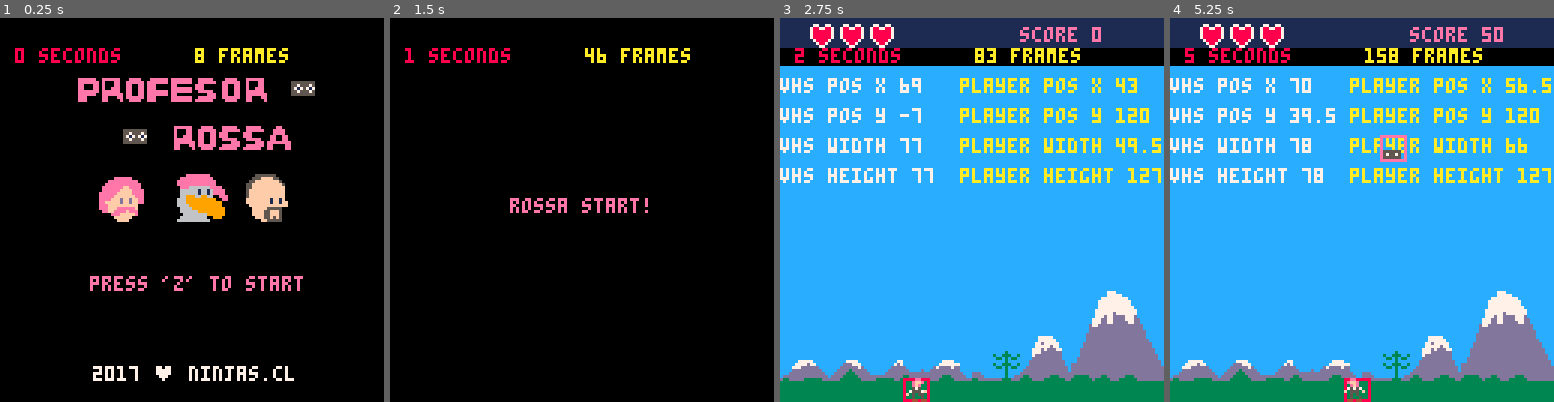
Above: before the commit, frames 1-4 (left to right).
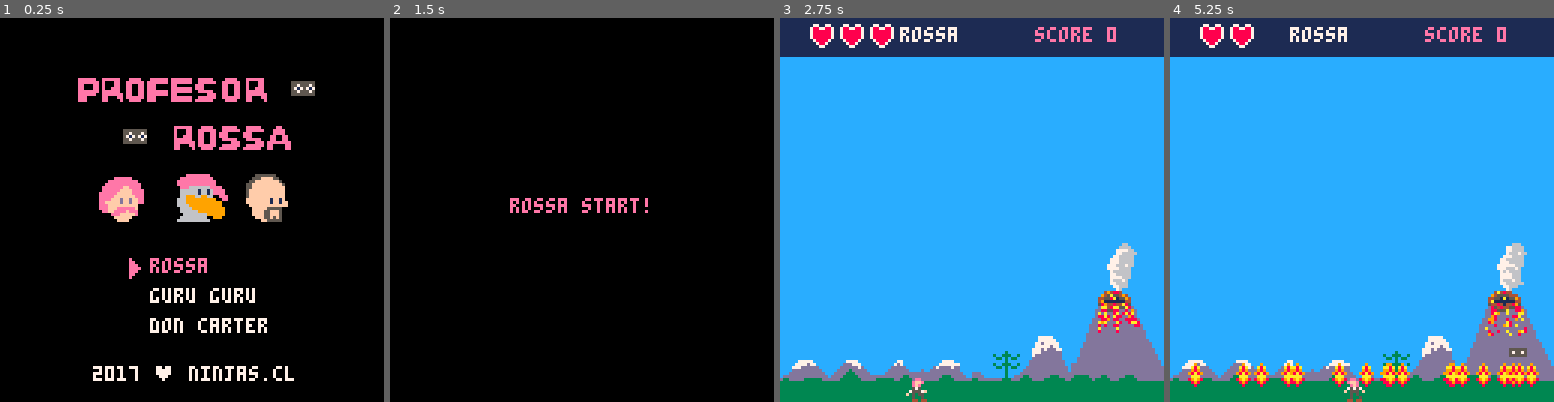
Above: after the commit, the same moments.

Repository: NinjasCL/rossa
Game: PICO-8 cartridge rossa.p8
Two runs of this game, one before a commit and one after it. Both use one fixed random seed, a clock stepped at 60 frames per second and the inputs below.
Inputs:
- Up to frame 1 (0.25 s): no input
- Up to frame 2 (1.5 s): tap X (X key) at 0.33, 1.07 s; tap O (Z key) at 0.7 s
- Up to frame 3 (2.75 s): hold Right 1.6-2.1 s; tap O (Z key) at 1.7, 2.1, 2.5 s; tap X (X key) at 1.85 s; hold Up 2.15-2.42 s; hold Right from 2.47 s (still down)
- Up to frame 4 (5.25 s): tap O (Z key) every 0.4 s from 2.9 to 4.9 s; tap X (X key) at 2.97, 4.08, 5.2 s; release Right at 3.03 s; hold Left 3.08-3.58 s; hold Down 3.63-3.97 s; hold Right 4.02-4.68 s; hold Up 4.73-5.03 s; hold Left from 5.08 s (still down)

The runs differ from the first frame. In frame 1, 3.1% of the frame differs, in the area x 3-79%, y 7-83%; in frame 2, 0.9%; in frame 3, 13%; in frame 4, 16%, in the area x 0-100%, y 1-100%.

Commit message:
working game

Diff:
--- a/rossa.p8
+++ b/rossa.p8
@@ -7,7 +7,7 @@
 -- 2017
 
 -- system constants and tables
-debug = true
+debug = false
 max_integer = 32767
 bitmap_unit = 8 -- pixels
 
@@ -66,7 +66,9 @@
  	throw = 5,
  	hurt = 6,
  	item = 7,
- 	walk = 9
+ 	walk = 9,
+ 	life_up = 10,
+ 	item_gold = 11
  },
  songs = {
  	intro = 0,
@@ -80,7 +82,8 @@
  difficulty = {
  		lives = 3,
  		speed = 1.5
- }
+ },
+ max_score = max_integer
 }
 
 game.time.frame_counter = 0
@@ -318,8 +321,8 @@
 			if debug then
 				rect(object.x,
 					object.y,
-					object.width,
-					object.height,
+					object.x + object.width,
+					object.y + object.height,
 					clr
 					)
 			end
@@ -331,87 +334,46 @@
 end
 
 -- gameplay tables
-menu = {}
-
-menu.logo = {}
-menu.logo.pos = {
-	x = 25,
-	y = 20,
-	wide = 10,
-	tall = 6,
-	map_x = 74,
-	map_y = 1
-}
-
-menu.logo.draw =
-function (x, y)
-
-	x = x or menu.logo.pos.x or 0
-	y = y or menu.logo.pos.y or 0
-
-	menu.logo.pos.total_x = x +
-										menu.logo.pos.wide
-
-	menu.logo.pos.total_y = y +
-										bitmap_unit *
-										(menu.logo.pos.tall +
-										 menu.logo.pos.map_y)
-
-	map(menu.logo.pos.map_x,
-					menu.logo.pos.map_y,
-					x, y,
-					menu.logo.pos.wide,
-					menu.logo.pos.tall)
-end
-
-
-menu.draw =
-function ()
-
-	if game.state ==
-		game.states.menu then
-
-		audio.mute.music()
-
-		audio.music = game.songs.intro
-
-		game.state =
-				game.states.menu_idle
-	end
-
-	if game.state ==
-	game.states.menu_idle then
-
-		menu.logo.draw()
-
-		print("press 'z' to start",
-		 menu.logo.pos.x + 5,
-		 menu.logo.pos.total_y + 10,
-		 colors.pink)
-
-		print("2017 ♥ ninjas.cl",
-			menu.logo.pos.x + 6,
-			menu.logo.pos.total_y + 40,
-			colors.white)
-
-		if btnp(buttons.a) then
-			game.state = game.states.play
-		end
-
-	end
-end
-
-gameplay = {}
 
 player = {
 	lives = game.difficulty.lives,
 	score = 0,
-	sprites = {
-		right = 64,
-		right2 = 65,
-		left = 66,
-		left2 = 67,
-		idle = 68
+	offset = 0,
+	sprites = {},
+	title = "",
+	id = 0,
+
+	rossa = {
+			right = 64,
+			right2 = 65,
+			left = 66,
+			left2 = 67,
+			idle = 68,
+			title = "rossa",
+			offset = 0,
+			id = 0
+	},
+
+	guru = {
+			right = 179,
+			right2 = 180,
+			left = 181,
+			left2 = 182,
+			idle = 183,
+			title = "guru guru",
+			offset = 8,
+			id = 1
+	},
+
+	carter = {
+			right = 163,
+			right2 = 164,
+			left = 165,
+			left2 = 166,
+			idle = 167,
+			title = "don carter",
+			offset = 8,
+			id = 2
 	},
 
 	pos = {
@@ -430,10 +392,51 @@
 		right = 2,
 		hurt = 3,
 		dead = 4,
-		item = 5
+		item = 5,
+		hurt_left = 6,
+		hurt_right = 7
 	}
 }
 
+player.sprites = player.rossa
+
+player.title =
+	player.rossa.title
+
+player.hurt_time = 0
+
+player.is_hurt =
+function ()
+	return
+				player.state ==
+					player.states.hurt or
+				player.state ==
+					player.states.hurt_left or
+				player.state ==
+					player.states.hurt_right or
+				player.hurt_time > 0
+end
+
+player.change_lives =
+function (increment)
+
+	increment = increment or 1
+
+	player.lives =
+		player.lives + increment
+end
+
+player.life_up =
+function ()
+	player.change_lives(1)
+	audio.sfx2 = game.sfxs.life_up
+end
+
+player.life_down =
+function ()
+	player.change_lives(-1)
+end
+
 player.draw =
 function ()
 
@@ -445,18 +448,51 @@
 	local x = player.pos.x
 	local y = player.pos.y
 
-	player.state =
-		player.states.idle
+	if player.state == nil then
+		player.state =
+			player.states.idle
+	end
+
+
+	if player.is_hurt() then
+
+			if game.time.wait(1) then
+
+				player.hurt_time =
+					player.hurt_time + 1
+
+			end
+
+			if player.hurt_time >= 2 then
+
+				player.state =
+					player.states.idle
+
+					player.hurt_time = 0
+			end
+
+	else
+			player.state =
+				player.states.idle
+
+			player.hurt_time = 0
+	end
 
 	if btnp(buttons.left)
 		or btnp(buttons.right) then
 				audio.sfx = game.sfxs.walk
 	end
 
+
 	if btn(buttons.left) then
 
-			player.state =
-				player.states.left
+			if player.is_hurt() then
+				player.state =
+					player.states.hurt_left
+			else
+				player.state =
+					player.states.left
+			end
 
 			sprite =
 				player.sprites.left
@@ -477,8 +513,13 @@
 
 	if btn(buttons.right) then
 
-			player.state =
-				player.states.right
+			if player.is_hurt() then
+				player.state =
+					player.states.hurt_right
+			else
+				player.state =
+					player.states.right
+			end
 
 			sprite =
 				player.sprites.right
@@ -502,11 +543,12 @@
 		utils.hitbox(
 			x,
 			y,
-			x + bitmap_unit,
-			y + bitmap_unit - 1
+			bitmap_unit - 2,
+			bitmap_unit - 1
 		)
 
 	player.hitbox.draw()
+
 
 	if debug then
 		print("player pos x "..
@@ -524,12 +566,17 @@
 		print("player height "..
 		player.hitbox.height, 60, 50,
 		colors.yellow)
+
+		print("player state " ..
+		player.state, 60, 60,
+		colors.yellow)
 	end
 
 	spr(sprite, x, y)
 
 end
 
+gameplay = {}
 
 gameplay.lifebar = {
 		sprites = {
@@ -556,8 +603,9 @@
 	local heart_y = 2
 	local space = 2
 
-	if player.lives > 3 then
-		player.lives = 3
+	if player.lives >= max_integer
+				then
+				player.lives = max_integer
 	end
 
 	if player.lives > 0 then
@@ -581,40 +629,73 @@
 		)
 	end
 
+	print(player.title, 40,
+							heart_y + 1,
+							colors.white)
+
+	if player.score >=
+				game.max_score then
+		player.score = game.max_score
+	end
 
 	print("score "..player.score,
-	80,
+	85,
 	heart_y + 1,
 	colors.pink
 	)
 
 end
 
-gameplay.stages = {
-	level1 = {
-		id = 0,
-		max_items = 20,
-		max_vhs = 1
-	}
-}
-
-gameplay.items = {}
-
-gameplay.entity = {
+entities = {}
+entities.items = {}
+
+entities.type = {
 	item = 0,
 	fire = 1
 }
 
-entities = {}
+entities.destroy =
+function (item)
+	del(entities.items,
+		item)
+end
 
 entities.vhs = {}
 
 entities.vhs.counter = 0
+
+
+entities.vhs.last = nil
+
+entities.vhs.showing_score =
+																			false
+
+entities.vhs.show_score =
+function ()
+
+	if entities.vhs.showing_score
+	and entities.vhs.last != nil
+	then
+
+		print(entities.vhs.last.score,
+					player.pos.x,
+					player.pos.y - 20,
+					colors.white)
+
+		if game.time.wait(1) then
+			entities.vhs.showing_score =
+						 false
+	 end
+
+ end
+
+
+end
 
 entities.vhs.new =
 function ()
 local object = {
-		kind = gameplay.entity.item,
+		type = entities.type.item,
 		pos = {
 			x = 0,
 			y = -10
@@ -628,15 +709,18 @@
 
 		sprite = 0,
 		score = 0,
+		sfx = game.sfxs.item,
 
 		normal = {
 			sprite = 86,
-			score = 10
+			score = 50,
+			sfx = game.sfxs.item
 		},
 
 		gold = {
 			sprite = 87,
-			score = 50
+			score = 100,
+			sfx = game.sfxs.item_gold
 		}
 	}
 
@@ -646,6 +730,9 @@
 	object.score =
 			object.normal.score
 
+	object.sfx =
+			object.normal.sfx
+
 	if utils.rand(
 					1000) % 7 == 0 then
 
@@ -654,6 +741,9 @@
 
 			object.score =
 				object.gold.score
+
+			object.sfx =
+				object.gold.sfx
 
 	end
 
@@ -665,11 +755,8 @@
 		 			object.pos.x,
 		 			object.pos.y,
 
-		 			object.pos.x +
-		 					bitmap_unit,
-
-		 			object.pos.y +
-		 					bitmap_unit
+		 			bitmap_unit,
+		 			bitmap_unit
 		 		)
 
 		if object.pos.y <
@@ -711,29 +798,34 @@
 	object.check_collision =
 		function ()
 
-				local hit1 = player.hitbox
-				local hit2 = object.hitbox
-
 				if utils.collide(
-													hit1,hit2) then
+													player.hitbox,
+													object.hitbox)
+							then
 
 						if debug then
-							print("colission",0,117,
+							print("colission vhs"
+								,0,117,
 								colors.yellow)
 						end
 
 						audio.sfx3 =
-							game.sfxs.item
+							object.sfx
 
 						player.score =
 							player.score +
 							object.score
+
+
+						entities.vhs.showing_score = true
+						entities.vhs.last = object
 
 						entities.destroy(object)
 						entities.vhs.counter =
 							entities.vhs.counter - 1
 				end
 
+
 		end
 
 	return object
@@ -749,10 +841,12 @@
 	obj.pos.x = utils.rand(
 		screen.width - bitmap_unit)
 
-	add(gameplay.items, obj)
+	add(entities.items, obj)
 
 	entities.vhs.counter =
 		entities.vhs.counter + 1
+
+	return obj
 
 end
 
@@ -760,14 +854,14 @@
 entities.fire.new =
 function ()
 	local object = {
-		kind = gameplay.entity.fire,
+		type = entities.type.fire,
 		pos = {
 			x = 0,
 			y = 0
 		},
 		speed = {
 			x = 0,
-			y = 1.5
+			y = game.difficulty.speed
 		},
 		hitbox = {},
 
@@ -793,14 +887,11 @@
 
 		 	object.hitbox =
 		 		utils.hitbox(
-		 			object.pos.x,
-		 			object.pos.y,
-
-		 			object.pos.x +
-		 				bitmap_unit / 2 + 1,
-
-		 			object.pos.y +
-		 				bitmap_unit
+		 			object.pos.x + 1,
+		 			object.pos.y + 1,
+
+		 			bitmap_unit / 2,
+		 			bitmap_unit - 3
 		 		)
 
 				spr(sprite,
@@ -820,15 +911,25 @@
 	object.check_collision =
 		function ()
 
+
 				if utils.collide(
 					player.hitbox,
-					object.hitbox) then
+					object.hitbox) and
+					not player.is_hurt() then
+
+						if debug then
+							print("colission fire"
+								,0,117,
+								colors.red)
+						end
 
 						audio.sfx2 =
 							game.sfxs.hurt
 
-						player.lives =
-						 player.lives - 1
+						player.life_down()
+
+						player.state =
+							player.states.hurt
 
 						entities.destroy(object)
 
@@ -848,14 +949,74 @@
 	obj.pos.x = utils.rand(
 		screen.width - bitmap_unit)
 
-	add(gameplay.items, obj)
-
-end
-
-entities.destroy =
-function (item)
-	del(gameplay.items,
-		item)
+	add(entities.items, obj)
+
+end
+
+gameplay.stages = {
+	level1 = {
+		id = 0,
+		max_items = 20,
+		max_vhs = 1
+	}
+}
+
+gameplay.draw_items =
+function (level)
+
+	level = level or
+		gameplay.stages.level1
+
+	for i = #entities.items,
+		level.max_items do
+			entities.fire.create()
+	end
+
+	for i = entities.vhs.counter,
+		level.max_vhs - 1 do
+
+			entities.vhs.create()
+
+	end
+
+	for item
+		in all(entities.items) do
+
+			item.pos.y =
+				item.pos.y + item.speed.y
+
+			item.draw()
+			item.check_collision()
+
+	end
+
+	entities.vhs.show_score()
+
+end
+
+gameplay.score = {}
+gameplay.score.step = 1
+gameplay.score.limit = 500
+
+gameplay.score.check =
+function ()
+
+	-- give life every 500 points
+
+	if flr(player.score) >=
+	gameplay.score.step *
+	gameplay.score.limit
+	then
+
+		gameplay.score.step =
+			gameplay.score.step + 1
+
+		player.life_up()
+
+		game.difficulty.speed =
+			game.difficulty.speed + 0.02
+	end
+
 end
 
 -- level 1
@@ -870,39 +1031,32 @@
 				 				colors.blue)
 
 	-- paisaje lindo
-	-- andes map background
+
+	-- map(celx, cely, posx,
+	-- posy, wide, tall)
+
+	-- background
 	map(0,4,0,90,16,5)
+
+	-- background animation
+	if game.is_frame(15) then
+		map(6,2,104,90,2,2)
+	end
+
+	-- smoke
+	map(13,2,104,75,2,2)
+
+	if game.is_frame(15) then
+		map(10,2,104,75,3,2)
+	end
 
 	player.pos.y = 120
 	player.draw()
 
-	local level =
-		gameplay.stages.level1
-
-
-	--for i = #gameplay.items,
-	--	level.max_items do
-	--		entities.fire.create()
-	--end
-
-
-	if entities.vhs.counter
-			<= (level.max_vhs - 1) then
-
-		entities.vhs.create()
-
-	end
-
-	for item
-		in all(gameplay.items) do
-
-			item.pos.y =
-				item.pos.y + item.speed.y
-
-			item.draw()
-			item.check_collision()
-	end
-
+	gameplay.draw_items(
+		gameplay.stages.level1)
+
+	gameplay.score.check()
 end
 
 gameplay.draw =
@@ -923,8 +1077,9 @@
 	if game.state ==
 		game.states.play_idle then
 
-		print("rossa start!",
-				40, 60,
+		print(player.title ..
+				" start!",
+				40 - player.offset, 60,
 				colors.pink)
 
 		if game.time.wait(2) then
@@ -946,15 +1101,321 @@
 
 		gameplay.lifebar.draw()
 
-		if player.lives <= 0 then
+		if player.lives < 0 then
 			game.state = game.states.over
 		end
 
+		if debug then
+			print("speed " ..
+				game.difficulty.speed,
+				0,60, colors.orange)
+		end
+
 	end
 
 end
 
 gameover = {}
+gameover.draw =
+function ()
+
+	if game.state ==
+		game.states.over then
+
+		audio.mute.music()
+
+		audio.music =
+			game.songs.game_over
+
+		game.state =
+			game.states.over_idle
+	end
+
+	if game.state ==
+		game.states.over_idle then
+
+		if btn(buttons.a) then
+			_init()
+		end
+
+		local x = 50
+		local y = 30
+
+		print("game over",x, y,
+		colors.pink)
+
+		-- carter
+		local image = {
+			celx = 59,
+			cely = 2,
+			x = x,
+			y = y + 10,
+			wide = 4,
+			tall = 3
+			}
+
+
+		if game.is_frame(15) then
+			image.y = image.y + 2
+			image.celx = 69
+		end
+
+		-- rossa
+		if player.id ==
+			player.rossa.id then
+				image.celx = 64
+
+				if game.is_frame(15) then
+					image.celx = 69
+					image.cely = 5
+				end
+		end
+
+		if player.id ==
+			player.guru.id then
+			image.celx = 59
+			image.cely = 5
+
+			if game.is_frame(15) then
+				image.celx = 64
+			end
+		end
+
+		map(image.celx,
+						image.cely,
+						image.x,
+						image.y,
+						image.wide,
+						image.tall
+					)
+
+		print("score "..
+			player.score,x ,y + 40,
+			colors.yellow)
+
+		print("press 'z' to restart",
+		x - 20, y + 70, colors.white)
+
+	end
+end
+
+menu = {}
+
+menu.logo = {}
+menu.logo.pos = {
+	x = 25,
+	y = 20,
+	wide = 10,
+	tall = 6,
+	map_x = 74,
+	map_y = 1
+}
+
+menu.logo.draw =
+function (x, y)
+
+	x = x or menu.logo.pos.x or 0
+	y = y or menu.logo.pos.y or 0
+
+	menu.logo.pos.total_x = x +
+										menu.logo.pos.wide
+
+	menu.logo.pos.total_y = y +
+										bitmap_unit *
+										(menu.logo.pos.tall +
+										 menu.logo.pos.map_y)
+
+	map(menu.logo.pos.map_x,
+					menu.logo.pos.map_y,
+					x, y,
+					menu.logo.pos.wide,
+					menu.logo.pos.tall)
+end
+
+menu.pointer =
+{
+	sprite = 2,
+	pos = {
+		x = 0,
+		y = 0
+	},
+	state = 0,
+	states = {
+		rossa = 0,
+		guru = 1,
+		carter = 2
+	}
+}
+
+menu.options = {}
+menu.options.draw =
+function ()
+
+	local pointer = menu.pointer
+	local x = pointer.pos.x
+	local y = pointer.pos.y
+
+	local colour = colors.white
+	local colour2 = colors.white
+	local colour3 = colors.white
+
+	local states = pointer.states
+
+	local state = pointer.state
+					or states.rossa
+
+	if btnp(buttons.up) then
+
+		audio.sfx = game.sfxs.click
+
+		if state ==
+			states.rossa then
+			pointer.state =
+				states.carter
+		end
+
+		if state ==
+			states.guru then
+			pointer.state =
+				states.rossa
+		end
+
+		if state ==
+			states.carter then
+				pointer.state =
+					states.guru
+		end
+	end
+
+	if btnp(buttons.down) then
+
+		audio.sfx = game.sfxs.click
+
+		if state ==
+			states.rossa then
+			pointer.state =
+				states.guru
+		end
+
+		if state ==
+			states.guru then
+			pointer.state =
+				states.carter
+		end
+
+		if state ==
+			states.carter then
+				pointer.state =
+					states.rossa
+		end
+	end
+
+	x = 40
+	y = 80
+
+	if state ==
+		states.rossa then
+
+		colour = colors.pink
+
+		player.sprites =
+			player.rossa
+
+		player.title =
+			player.rossa.title
+
+		player.offset =
+			player.rossa.offset
+
+		player.id =
+			player.rossa.id
+	end
+
+	if state ==
+		states.guru then
+
+		y = y + 10
+		colour2 = colors.pink
+
+		player.sprites =
+			player.guru
+
+		player.title =
+			player.guru.title
+
+		player.offset =
+			player.guru.offset
+
+		player.id =
+			player.guru.id
+	end
+
+	if state ==
+		states.carter then
+
+		y = y + 20
+		colour3 = colors.pink
+
+		player.sprites =
+			player.carter
+
+		player.title =
+			player.carter.title
+
+		player.offset =
+			player.carter.offset
+
+		player.id =
+			player.carter.id
+	end
+
+	spr(pointer.sprite,x,y)
+
+	print("rossa", 50, 80,
+						colour)
+
+ print("guru guru", 50, 90,
+ 				 colour2)
+
+ print("don carter", 50, 100,
+ 					colour3)
+
+end
+
+menu.draw =
+function ()
+
+	if game.state ==
+		game.states.menu then
+
+		audio.mute.music()
+
+		audio.music = game.songs.intro
+
+		game.state =
+				game.states.menu_idle
+	end
+
+	if game.state ==
+	game.states.menu_idle then
+
+		menu.logo.draw()
+
+		menu.options.draw()
+
+		print("2017 ♥ ninjas.cl",
+			menu.logo.pos.x + 6,
+			menu.logo.pos.total_y + 40,
+			colors.white)
+
+		if btnp(buttons.a) then
+			game.state =
+				game.states.play
+		end
+
+	end
+end
+
 
 -- main functions
 function _init()
@@ -974,11 +1435,37 @@
 	gameplay.stage =
 		gameplay.stages.level1.id
 
+	gameplay.score.step = 1
+
 	player.lives =
 		game.difficulty.lives
 
 	player.score = 0
 
+	player.sprites = player.rossa
+
+	player.title =
+		player.rossa.title
+
+	player.offset =
+		player.rossa.offset
+
+	player.id =
+		player.rossa.id
+
+ entities.items = {}
+ entities.vhs.counter = 0
+ entities.vhs.showing_score =
+ 																							false
+ entities.vhs.last = nil
+
+ game.time.frame_counter = 0
+
+ menu.pointer.state =
+ 	menu.pointer.states.rossa
+
+ game.difficulty.speed = 1.5
+
 end
 
 function _update()
@@ -1000,6 +1487,7 @@
 
  menu.draw()
  gameplay.draw()
+ gameover.draw()
 
  if debug then
 
@@ -1158,11 +1646,11 @@
 __map__
 0000000000000000000000000000000000000000460000464646464600000000000000000000000000000000000000000000000000000000000000000000000000000000000000000000000000000000000000000000000000000000000000000000000000000000000000000000000000000000000000000000000000000000
 0045000000000000000000000000000000004646464600000046460000000000000000000000000000000000000000000000000000000000000000000000000000000000000000000000202122232425222147080000000000000000000000000000000000000000000000000000000000000000000000000000000000000000
-000066000000000000000000000000000000000000000000000000000046464646000000000000000000000000000000000000000000000000000060614b4c00606157570060614d4e00000000464646464600000000000000000000000000000000000000000000000000000000000000000000000000000000000000000000
-000000000000000000000000000000000000000000464660610000000000464646000046466061000000000000000000004646606100000000000062635b5c007071595a0062635d5e00464608472122252526474646000000000000000000000000000000000000000000000000000000000000000000000000000000000000
-000000000000000000000000000d0e45464646000000007071004b4c00464646460000000062630000000000000000000000007071004d4e000000737879750073787975007378797500464600000046464646474646000000000000000000000000000000000000000000000000000000000000000000000000000000000000
-0000000000000000000000001c1d1e1f464646000000760c0c775b5c0046464646000000760c0c77595a0000000000000000760c0c775d5e0000006c6d60610068686061006e6f606100000f01460304050607464646000000000000000000000000000000000000000000000000000000000000000000000000000000000000
-000000000000000028292a2b2c2e2e2f000000737474787878787474750046464673747478787878747475000000007374747878787874747500007c7d707100696a6263567e7f707100471011461314151617464600000000000000000000000000000000000000000000000000000000000000000000000000000000000000
+000066000000a0a189878885868283000000000000000000000000000046464646000000000000000000000000000000000000000000000000000060614b4c006061999a0060614d4e00000000464646464600000000000000000000000000000000000000000000000000000000000000000000000000000000000000000000
+000000000000b0b100979895969293000000000000464660610000000000464646000046466061000000000000000000004646606100000000000062635b5c006263a9aa0070715d5e00464608472122252526474646000000000000000000000000000000000000000000000000000000000000000000000000000000000000
+00000000000000000000000000808145464646000000007071004b4c00464646460000000062630000000000000000000000007071004d4e000000737879750073787975007378797500464600000046464646474646000000000000000000000000000000000000000000000000000000000000000000000000000000000000
+0000000000000000000000001c90911f464646000000760c0c775b5c0046464646000000760c0c77595a0000000000000000760c0c775d5e00000060616b6c0060616d6e0060619b9c00000f01460304050607464646000000000000000000000000000000000000000000000000000000000000000000000000000000000000
+000000000000000028292a2b2c2e2e2f0000007374747878787874747500464646737474787878787474750000000073747478787878747475000062637b7c0070717d7e467071abac00471011461314151617464600000000000000000000000000000000000000000000000000000000000000000000000000000000000000
 303132333435363738393a3b3c3d3e3f00000000000000464646464600000000000000000000000000000000000000000000000000000000000000737879750073787975007378797500004747474646464700004600000000000000000000000000000000000000000000000000000000000000000000000000000000000000
 2d2d2d2d2d2d2d2d2d2d2d2d2d2d2d2d00000000004646464646464646464646000000000000000000000000000000000000000000000000000000000000000000000000000000000000004747474700000000000000000000000000000000000000000000000000000000000000000000000000000000000000000000000000
 0000000000000000000000000000000000000000000000000000000000000000000000000000000000000000000000000000000000000000000000000000000000000000000000000000000000000000000000000000000000000000000000000000000000000000000000000000000000000000000000000000000000000000
Not shown, changed: 55 lines of the sprite sheet (__gfx__) section of rossa.p8
Not shown, changed: the sound effects (__sfx__) section of rossa.p8
